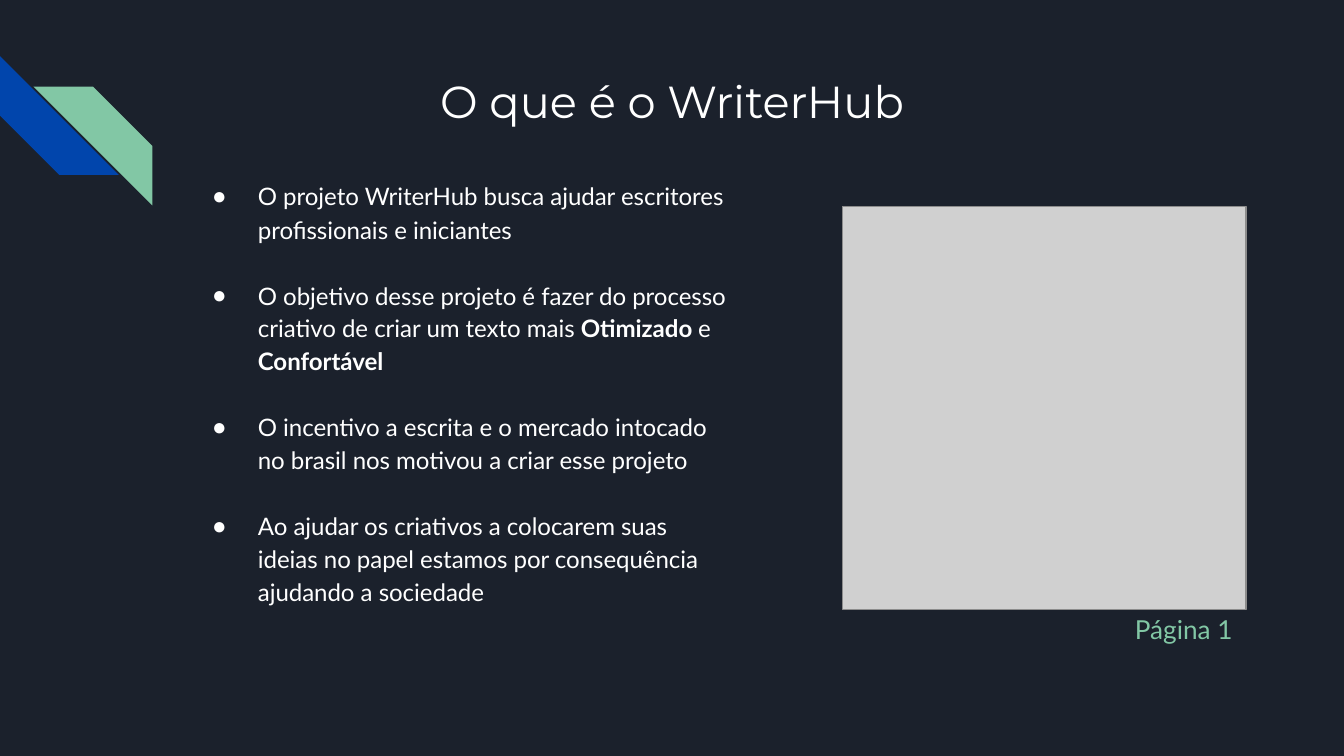
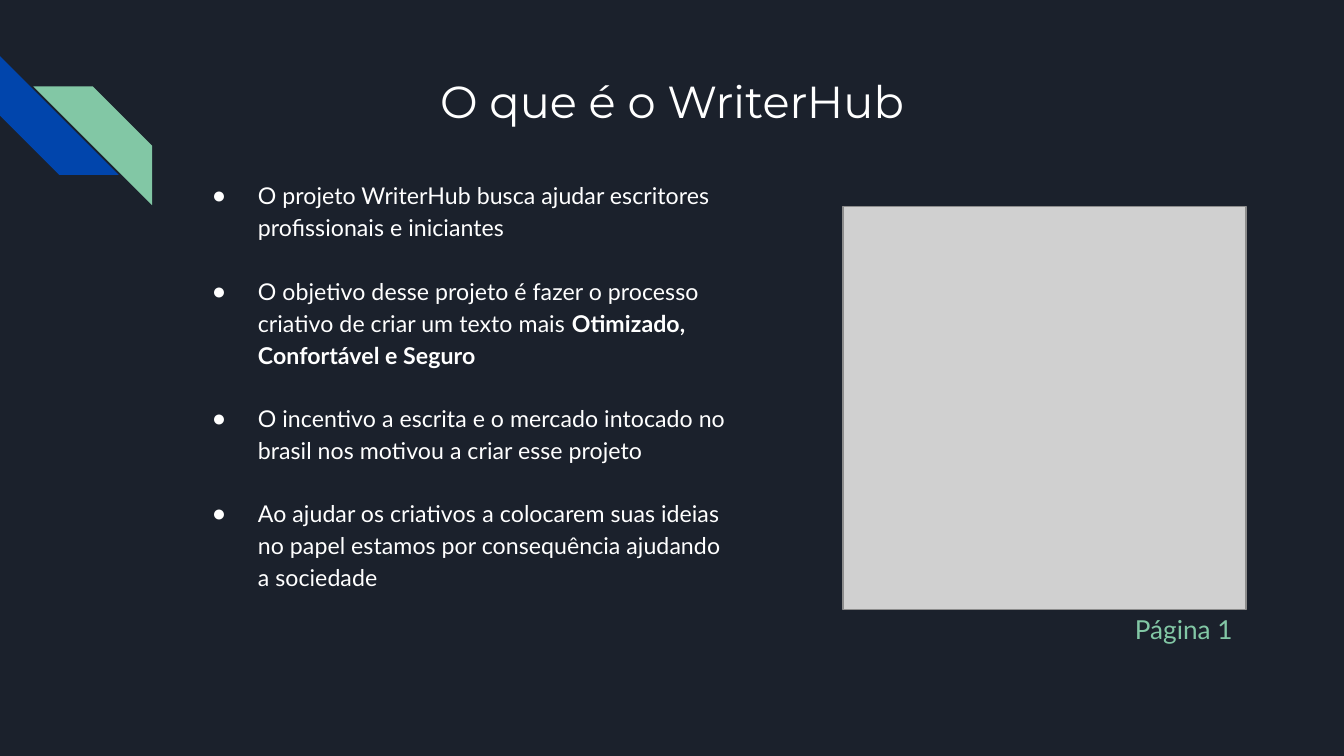
Before and after one commit to Felipefams/TI_BD_G4, a slide deck: slide 2 of Documentacao/Sprint1 - TI2_G4.pptx. Drawn at 1344x756 pixels with LibreOffice and Linux fonts; fonts in the diff are those of the drawing; grey boxes stand for pictures. Boxes give left, top, right and bottom in pixels: in the first picture for what was removed or moved away, otherwise in the second. Text is boxed around its words. In the diff, an @@ line names an element or a change of style, - is before the commit and + after.

```diff
--- a/Documentacao/Sprint1 - TI2_G4.pptx
+++ b/Documentacao/Sprint1 - TI2_G4.pptx
@@ text at bbox=[258, 187, 725, 586]: size 12.9 to 12.5 pt in "O projeto WriterHub busca ajudar escritores profissionais ...", "O incentivo a escrita e o mercado ...", "Ao ajudar os criativos a colocarem suas ..." @@
@@ text at bbox=[258, 283, 699, 368]: text changed; size 12.9 to 12.5 pt @@
-● O objetivo desse projeto é fazer do processo criativo de criar um texto mais Otimizado e Confortável
+● O objetivo desse projeto é fazer o processo criativo de criar um texto mais Otimizado, Confortável e Seguro
```
Also in this commit, not shown: 1 other slide changed, 1 other file.
